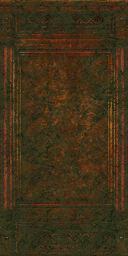
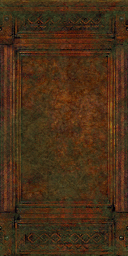
Two versions of the same layered image (w=128, h=256). Layer-by-layer changes:
added group "mask creation" with 6 layers above "y2" over [0, 0, 128, 256]
moved "grass" (1st of 2, in "mask creation" › "Group 2") into group "Group 2" over [0, 0, 128, 256]
moved "grass" (2nd of 2, in "y") into group "y", painted on it over [0, 0, 128, 256]
renamed "grime" to "grunge", opacity 100% → 40%, painted on it over [0, 0, 128, 256]
renamed "grunge" to "grime", opacity 41% → 100%, painted on it over [0, 0, 128, 256]
